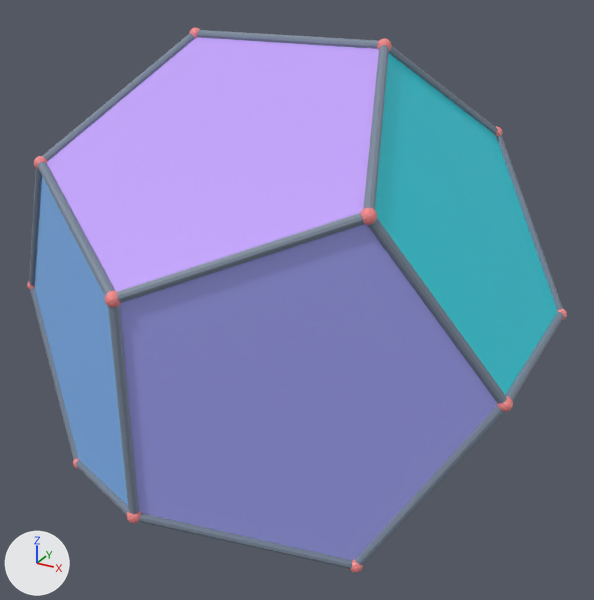
An edit to the glTF model models/muoihimat.glb, drawn before and after from the same camera.
Both versions are drawn from a 50 mm camera at (0.536, -1.361, 0.473) aimed at (0.014, -0.413, -0.001). The lights are fixed; the arrows at lower left show +X, +Y and +Z. The older version comes first. Where no turn or scale is listed for an object, it has been applied to the vertices.

The first picture shows 'geometry_10', 'geometry_11', 'geometry_21', 'geometry_27', 'geometry_29', 'geometry_33', 'geometry_34', 'geometry_35', 'geometry_37', 'geometry_39', 'geometry_8', 'geometry_9' and 17 more.
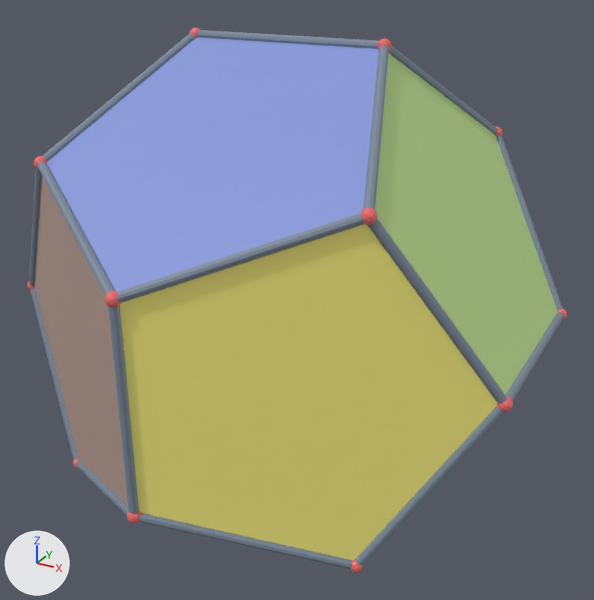
What differs and where, as boxes [x1, y1, x2, y2] in the pictures (594 x 600 px):
part 1 of me_geometry_8, recoloured (cyan to green): [375, 53, 557, 395] in both
part 2 of me_geometry_9, recoloured (blue to beige): [34, 176, 128, 505] in both
part 3 of me_geometry_10, recoloured (blue to yellow): [120, 224, 497, 560] in both
part 4 of me_geometry_11, recoloured (purple to blue): [47, 37, 379, 292] in both

What changed in the scene script:
```text
Change me_geometry_8:
    where me_geometry_8.from_pydata(...)  # 5 vertices, 3 faces; spans x 0.136..0.356, y -0.64..-0.2, z 0.0..0.356
    used by ob_geometry_8; location = (0.0, 0.0, 0.0)
    me_geometry_8 part 1: 3 faces centred in x 0.192..0.311, y -0.493..-0.375, z 0.073..0.265 are repainted in the vertex colours; the middle colour goes from cyan #2adceb to green #c3e393
Change me_geometry_9:
    where me_geometry_9.from_pydata(...)  # 5 vertices, 3 faces; spans x -0.356..0.0, y -0.776..-0.556, z -0.22..0.22
    used by ob_geometry_9; location = (0.0, 0.0, 0.0)
    me_geometry_9 part 2: 3 faces centred in x -0.192..-0.073, y -0.731..-0.657, z -0.073..0.119 are repainted in the vertex colours; the middle colour goes from blue #84bdfb to beige #b79c91
Change me_geometry_10:
    where me_geometry_10.from_pydata(...)  # 5 vertices, 3 faces; spans x 0.0..0.356, y -0.776..-0.556, z -0.22..0.22
    used by ob_geometry_10; location = (0.0, 0.0, 0.0)
    me_geometry_10 part 3: 3 faces centred in x 0.073..0.192, y -0.731..-0.657, z -0.073..0.119 are repainted in the vertex colours; the middle colour goes from blue #a7aaf9 to yellow #fff684
Change me_geometry_11:
    where me_geometry_11.from_pydata(...)  # 5 vertices, 3 faces; spans x -0.22..0.22, y -0.776..-0.42, z 0.136..0.356
    used by ob_geometry_11; location = (0.0, 0.0, 0.0)
    me_geometry_11 part 4: 3 faces centred in x -0.045..0.073, y -0.685..-0.493, z 0.192..0.311 are repainted in the vertex colours; the middle colour goes from purple #c3a2fb to blue #8899db
```
